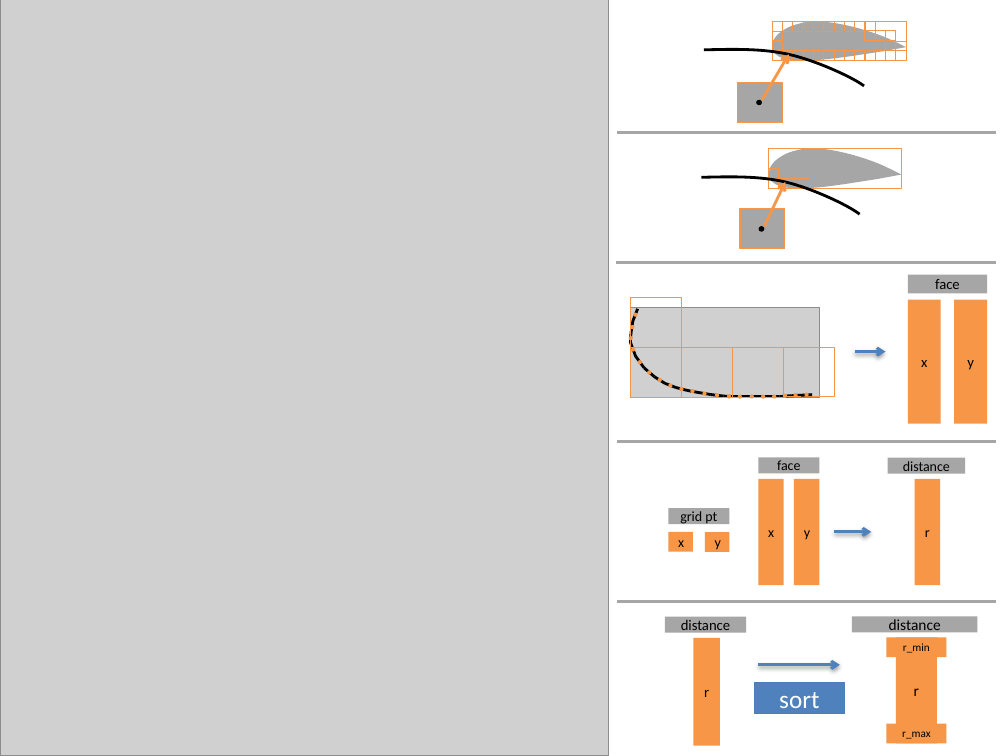
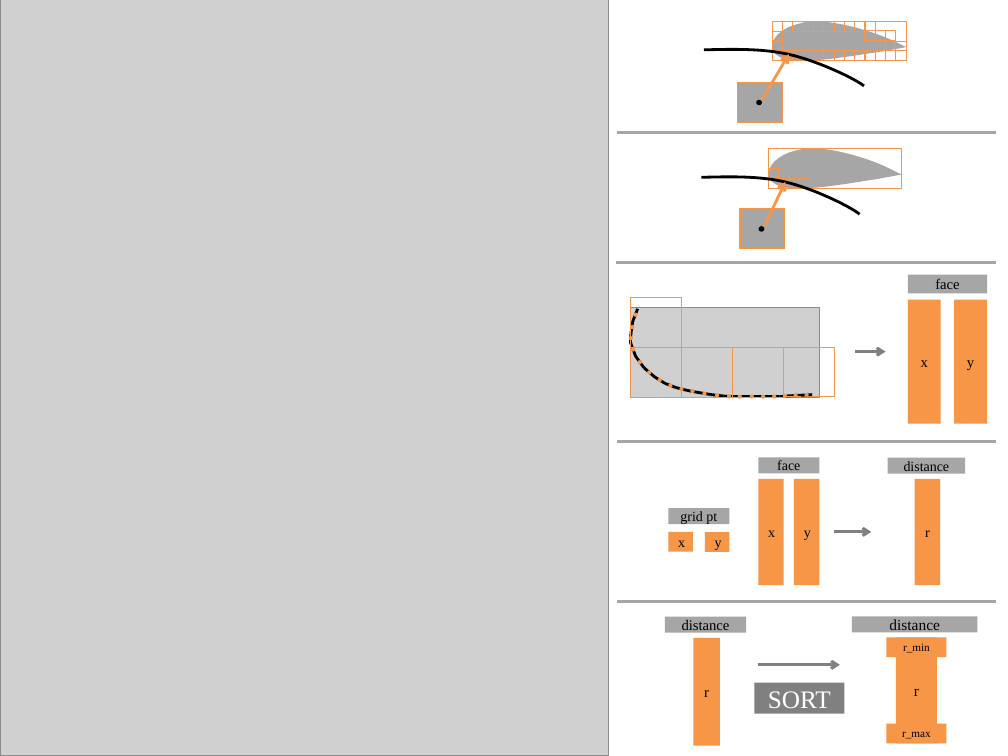
Before and after one commit to Basian/PC-WallDistanceProject, a slide deck: slide 13 of ProjectDoc/Diagrams/diagrams.pptx. Drawn at 1008x756 pixels with LibreOffice and Linux fonts; fonts in the diff are those of the drawing; grey boxes stand for pictures. Boxes give left, top, right and bottom in pixels: in the first picture for what was removed or moved away, otherwise in the second. Text is boxed around its words. In the diff, an @@ line names an element or a change of style, - is before the commit and + after.

```diff
--- a/ProjectDoc/Diagrams/diagrams.pptx
+++ b/ProjectDoc/Diagrams/diagrams.pptx
@@ arrow (855, 352) - (886, 352): stroke #4F81BD 2 pt to #808080 2 pt @@
@@ arrow (834, 532) - (871, 532): stroke #4F81BD 2 pt to #808080 2 pt @@
@@ font Calibri to Times New Roman in 15 elements at <box>908,299,941,423</box>, <box>955,299,988,423</box>, <box>908,274,988,293</box>, <box>794,479,820,586</box>, <box>758,458,820,474</box>, <box>668,508,730,524</box>, <box>705,532,729,552</box>, <box>888,458,966,474</box>, <box>914,479,939,586</box>, <box>852,617,978,633</box>, <box>896,637,937,743</box>, <box>886,637,946,657</box>, <box>886,724,946,744</box>, <box>665,617,747,633</box>, <box>694,638,720,746</box> @@
@@ rectangle "SORT" at <box>754,682,844,714</box>: fill #4F81BD to #808080; outline #4B7EBC 0.75 pt to none @@
@@ arrow (758, 665) - (840, 665): stroke #4F81BD 2 pt to #808080 2 pt @@
@@ text in rectangle at <box>768,691,831,714</box>: text changed; font Calibri to Times New Roman @@
-sort
+SORT
```
Also in this commit, not shown: 6 other slides changed, 4 slides added, 54 other files.
